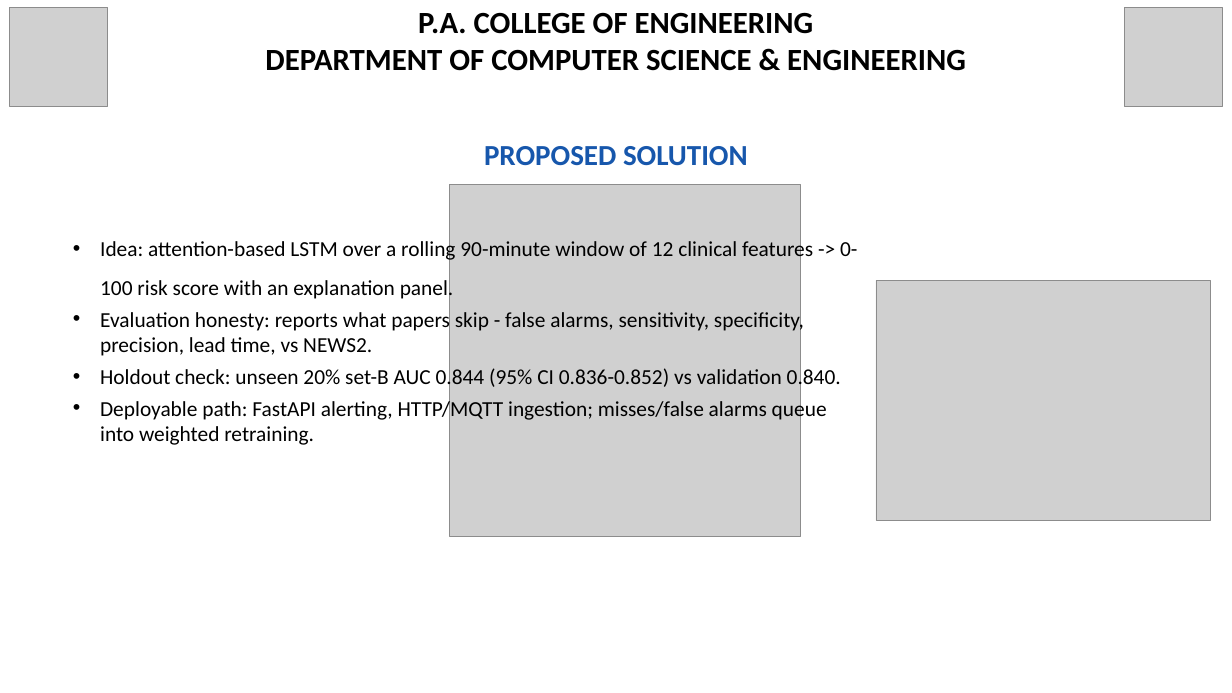
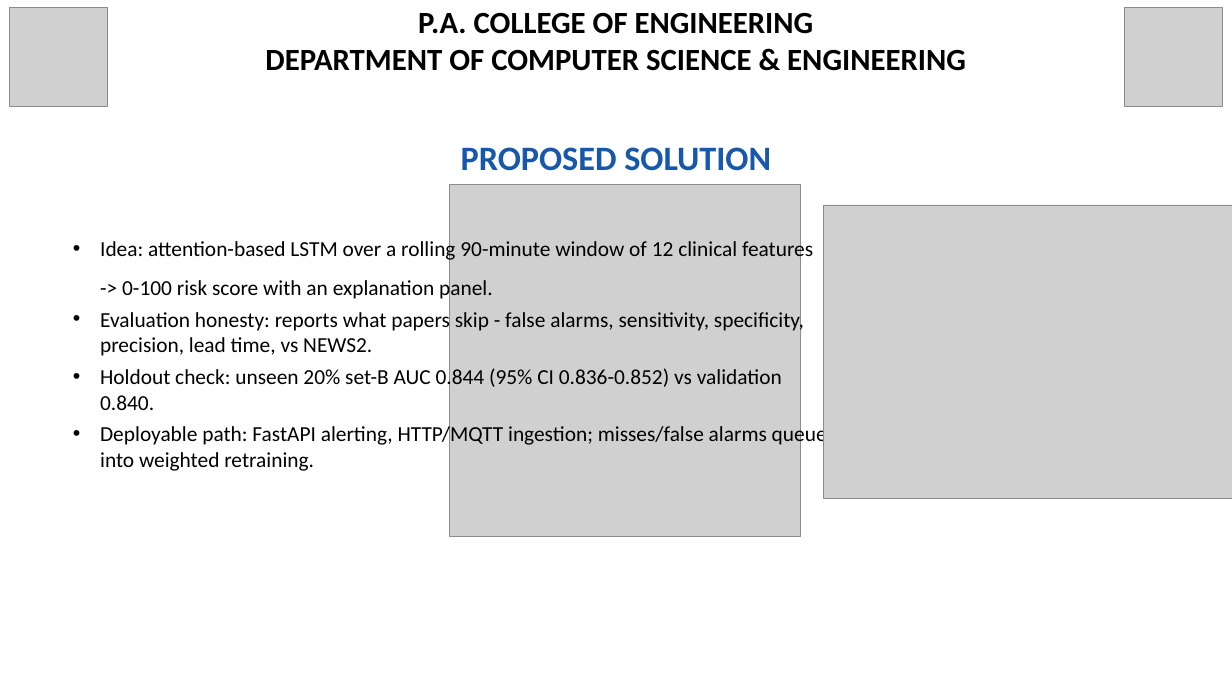
Before and after one commit to Dinaltium/SynCura, a slide deck: slide 6 of ppt/SynCura_Deck_V3_FINAL.pptx. Drawn at 1232x693 pixels with LibreOffice and Linux fonts; fonts in the diff are those of the drawing; grey boxes stand for pictures. Boxes give left, top, right and bottom in pixels: in the first picture for what was removed or moved away, otherwise in the second. Text is boxed around its words. In the diff, an @@ line names an element or a change of style, - is before the commit and + after.

Commit message:
adjust deck fonts and alignment

```diff
--- a/ppt/SynCura_Deck_V3_FINAL.pptx
+++ b/ppt/SynCura_Deck_V3_FINAL.pptx
@@ text "PROPOSED SOLUTION" at [461, 147, 771, 171]: size 34 to 40 pt @@
@@ picture: place and size @@
-picture at [876, 280, 1210, 521]
+picture at [824, 205, 1232, 498]
@@ text "Idea: attention-based LSTM over a ..." rewrapped from [100, 239, 857, 445] to [100, 239, 827, 471] @@
```
Also in this commit, not shown: 12 other slides changed.
